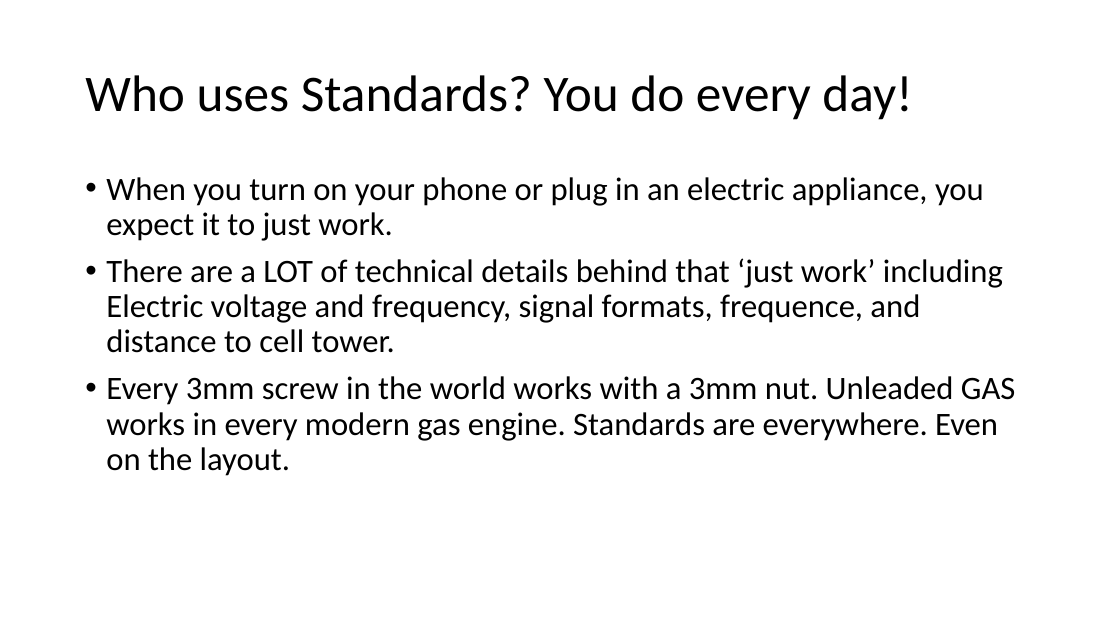
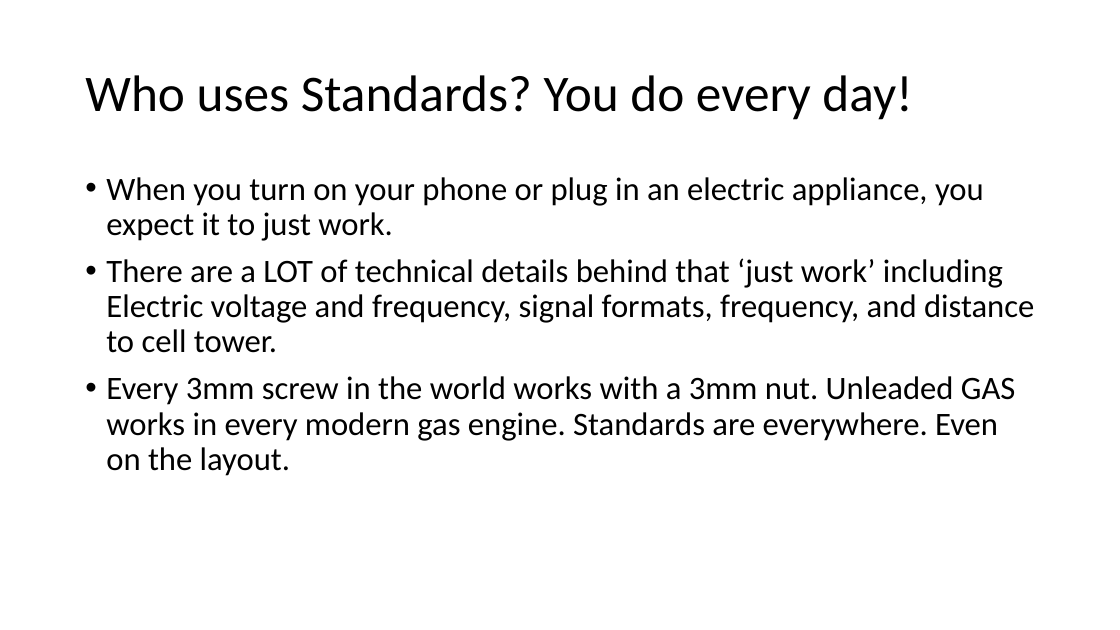
Before and after one commit to McLae/dfwtrainshows, a slide deck: slide 4 of Clinics/Standards.pptx. Drawn at 1120x630 pixels with LibreOffice and Linux fonts; fonts in the diff are those of the drawing. Boxes give left, top, right and bottom in pixels: in the first picture for what was removed or moved away, otherwise in the second. Text is boxed around its words. In the diff, an @@ line names an element or a change of style, - is before the commit and + after.

```diff
--- a/Clinics/Standards.pptx
+++ b/Clinics/Standards.pptx
@@ text at <box>106,258,1034,353</box>: text changed @@
-• There are a LOT of technical details behind that ‘just work’ including Electric voltage and frequency, signal formats, frequence, and distance to cell tower.
+• There are a LOT of technical details behind that ‘just work’ including Electric voltage and frequency, signal formats, frequency, and distance to cell tower.
```
Also in this commit, not shown: 2 other slides changed, 3 slides added, 1 other file.
